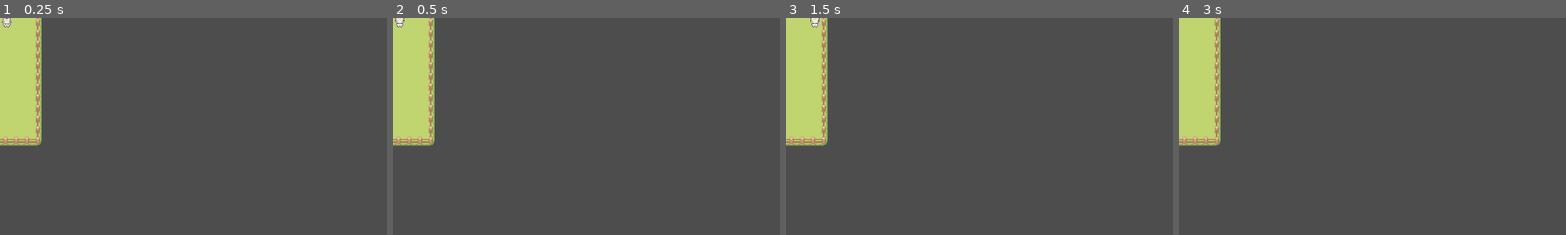
Above: before the commit, frames 1-4 (left to right).
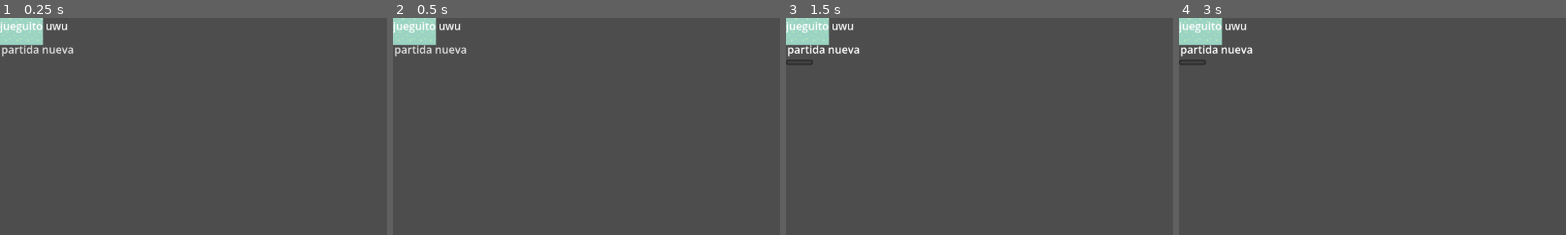
Above: after the commit, the same moments.

Repository: makiniqa/conocimiento-absurdo
Game: Godot game, scene res://Scenes/game.tscn
Two runs of this game, one before a commit and one after it. Both use one fixed random seed, a clock stepped at 60 frames per second and the inputs below.
Inputs (mouse positions are % of the whole screen's width and height, from its top left):
- Up to frame 1 (0.25 s): no input
- Up to frame 2 (0.5 s): no input
- Up to frame 3 (1.5 s): click (5, 7) at 0.5 s, where only the run after the commit has a clickable "partida nueva"; tap Enter (ui_accept) at 1.25 s; hold Right (right) from 1.28 s (still down)
- Up to frame 4 (3 s): tap Enter (ui_accept) at 1.52, 2, 2.27, 2.75 s; release Right (right) at 2.78 s; hold Left (left) from 2.78 s (still down)
The pictures show only the part of the screen within x 0-50%, y 0-50%; the shares and areas given below are measured in that part.

The runs differ from the first frame. In frame 1, 6.7% of the frame differs, in the area x 0-20%, y 0-59%; in frame 2, 6.7%; in frame 3, 6.7%; in frame 4, 6.7%.

Commit message:
fix: no aparece jugador en menú principal

Diff:
--- /dev/null
+++ b/Scenes/nivel_0.tscn
@@ -0,0 +1,33 @@
+[gd_scene format=3 uid="uid://c7ugg4fsafhb5"]
+
+[ext_resource type="Texture2D" uid="uid://l4wtivhr3kxw" path="res://Tilesets/Water.png" id="1_yjwmx"]
+
+[node name="Menu" type="Control" unique_id=1139996864]
+z_index = 2
+layout_mode = 3
+anchors_preset = 15
+anchor_right = 1.0
+anchor_bottom = 1.0
+grow_horizontal = 2
+grow_vertical = 2
+
+[node name="TextureRect" type="TextureRect" parent="." unique_id=718718782]
+layout_mode = 0
+offset_right = 40.0
+offset_bottom = 40.0
+texture = ExtResource("1_yjwmx")
+
+[node name="Label" type="Label" parent="." unique_id=1349152562]
+layout_mode = 0
+offset_right = 40.0
+offset_bottom = 23.0
+theme_override_font_sizes/font_size = 16
+text = "jueguito uwu"
+
+[node name="MenuButton" type="MenuButton" parent="." unique_id=68554837]
+layout_mode = 0
+offset_left = -2.0
+offset_top = 31.0
+offset_right = 114.0
+offset_bottom = 62.0
+text = "partida nueva"
--- a/Scripts/game.gd
+++ b/Scripts/game.gd
@@ -7,6 +7,8 @@
 
 func _on_level_loader_menu_enter() -> void:
 	$Player/Camera2D.enabled = false
+	$Player.visible = false
 
 func _on_level_loader_menu_exit() -> void:
 	$Player/Camera2D.enabled = true
+	$Player.visible = true
